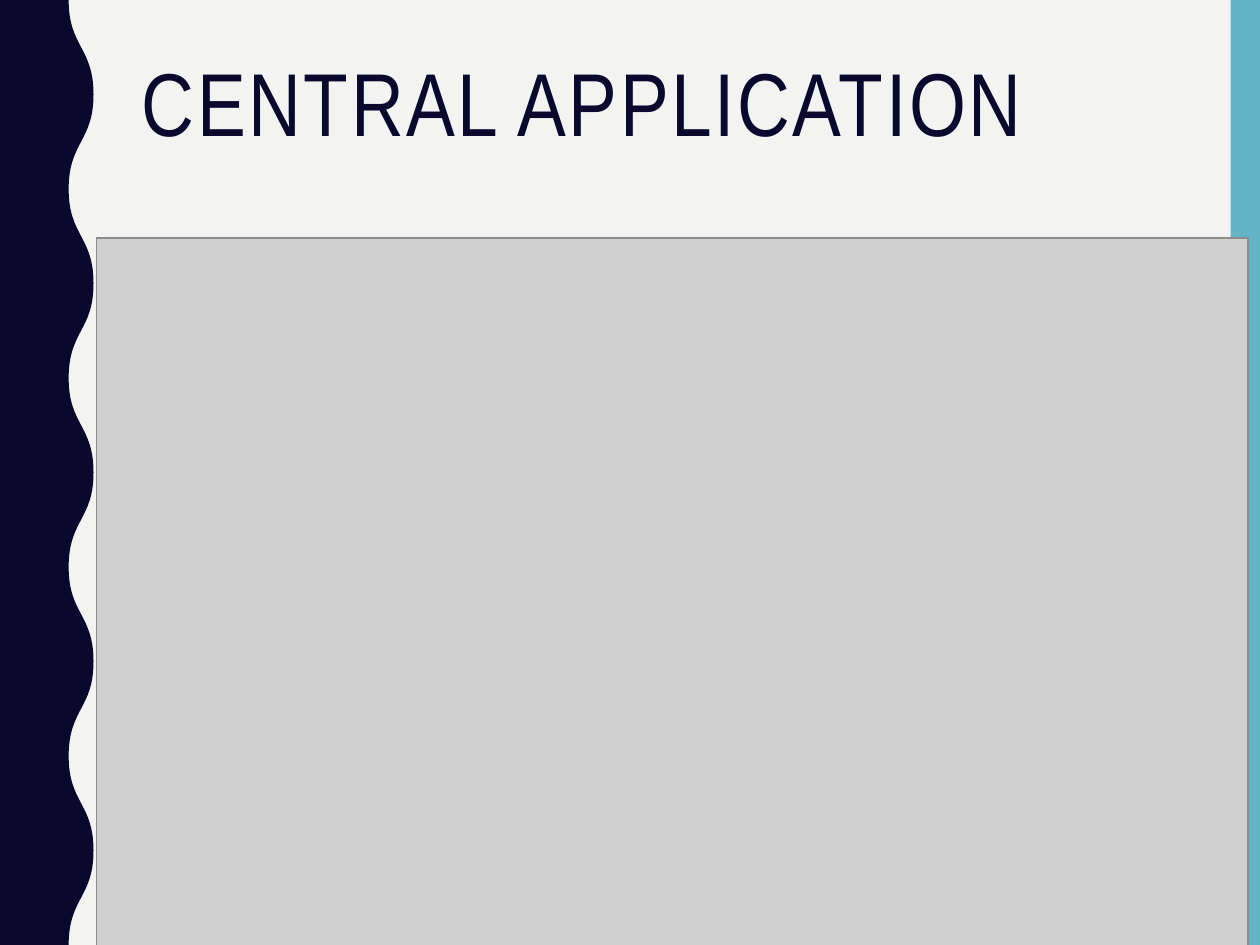
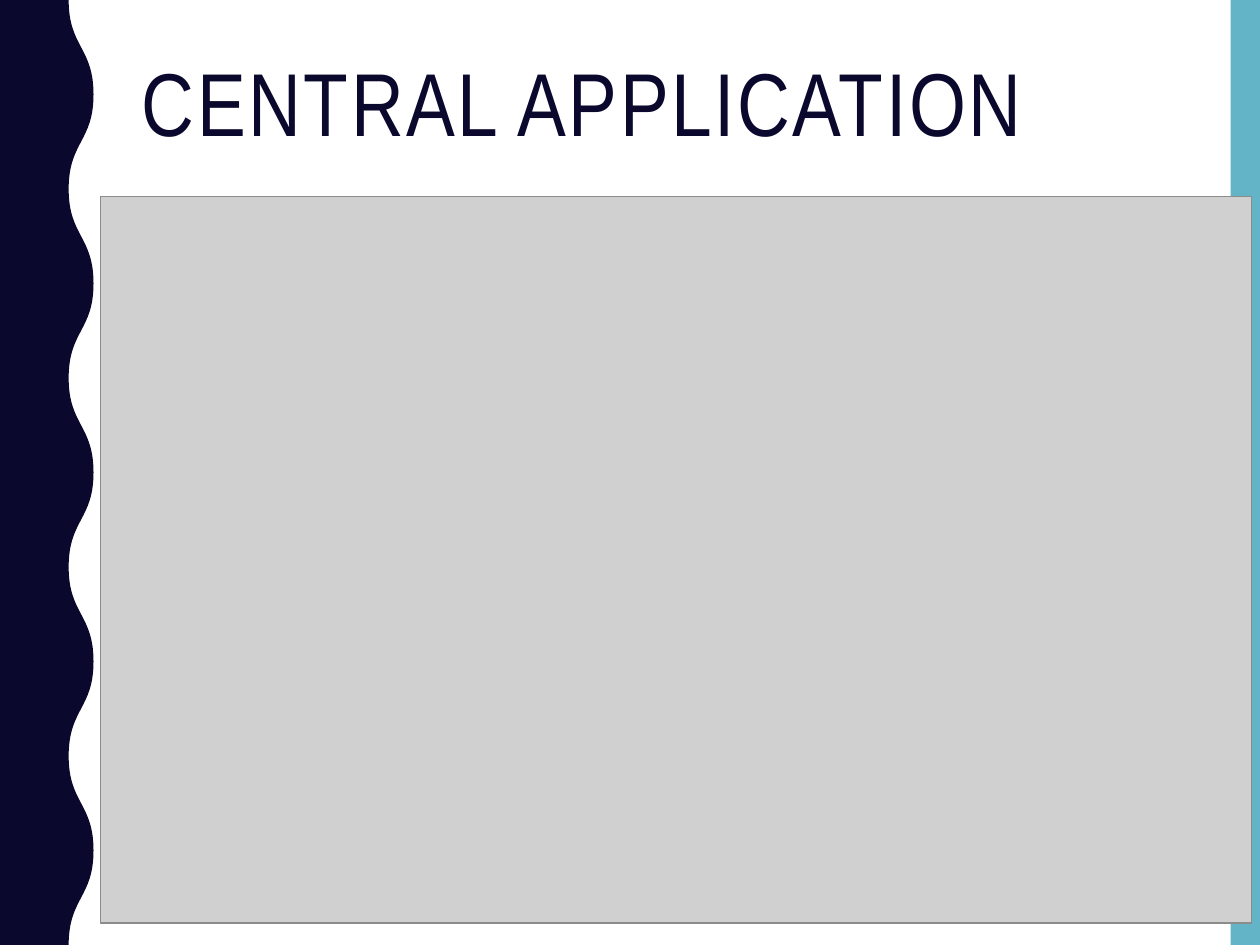
Before and after one commit to sergioCap/SE2project, a slide deck: slide 5 of 2_DesignDocument/presentation/SE2_DD_slides.pptx (slide 4 before the commit). Drawn at 1260x945 pixels with LibreOffice and Linux fonts; fonts in the diff are those of the drawing; grey boxes stand for pictures. Boxes give left, top, right and bottom in pixels: in the first picture for what was removed or moved away, otherwise in the second. Text is boxed around its words. In the diff, an @@ line names an element or a change of style, - is before the commit and + after.

Commit message:
edit of the presentation

```diff
--- a/2_DesignDocument/presentation/SE2_DD_slides.pptx
+++ b/2_DesignDocument/presentation/SE2_DD_slides.pptx
@@ background #F3F3F2 to #FFFFFF @@
@@ picture resized from (x1=97, y1=238, x2=1249, y2=945) to (x1=101, y1=197, x2=1252, y2=924) @@
```
Also in this commit, not shown: 4 other slides changed, 6 slides added, 2 slides removed.
